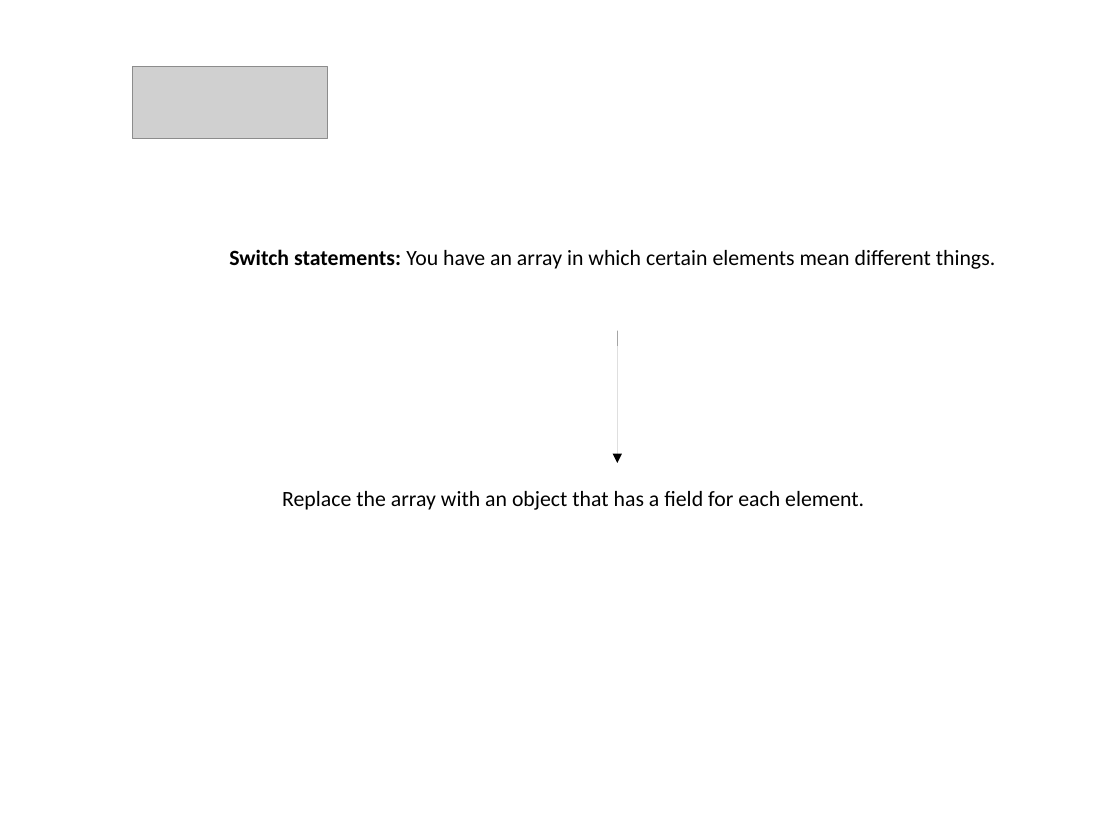
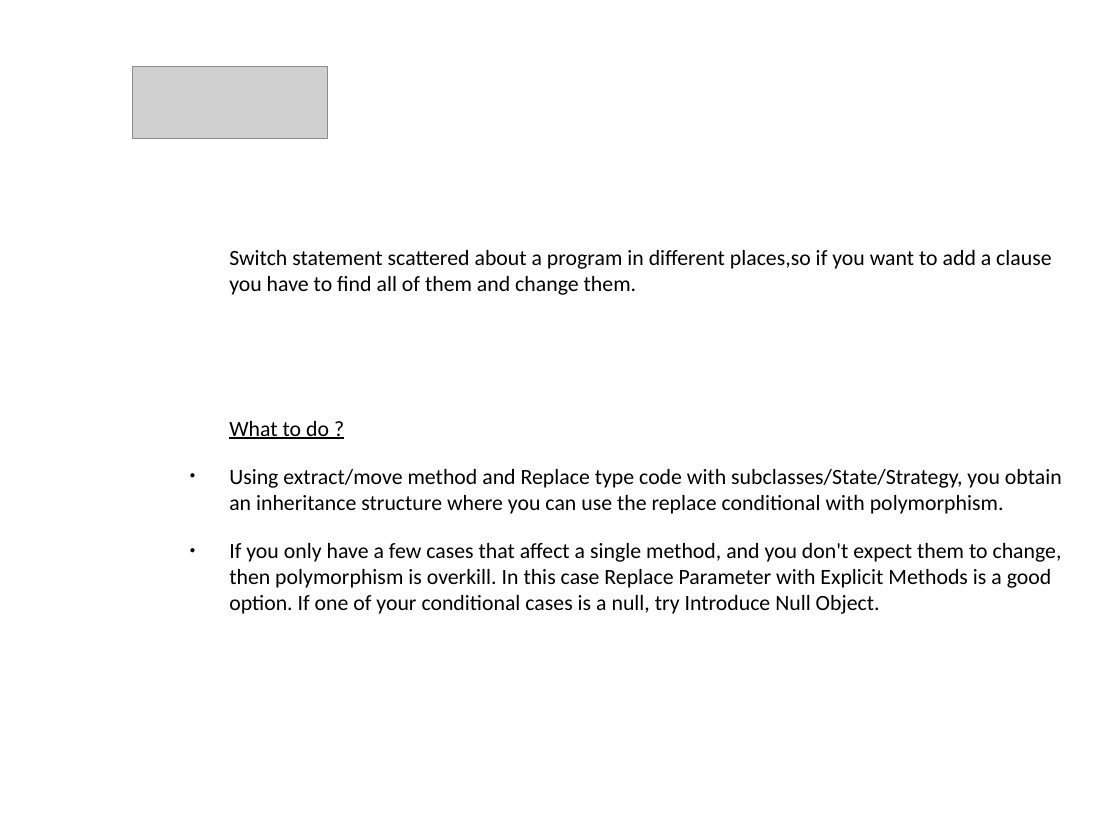
Before and after one commit to kolch182/Learning, a slide deck: slide 10 of Lezione_7_Refactoring_methods/Presentazione_Bad_Smells_4step.odp. Drawn at 1120x840 pixels with LibreOffice and Linux fonts; fonts in the diff are those of the drawing; grey boxes stand for pictures; background and template pictures are left out. Boxes give left, top, right and bottom in pixels: in the first picture for what was removed or moved away, otherwise in the second. Text is boxed around its words. In the diff, an @@ line names an element or a change of style, - is before the commit and + after.

Commit message:
Lezione 7 - aggiunti nuovi methodi refactoring

```diff
--- a/Lezione_7_Refactoring_methods/Presentazione_Bad_Smells_4step.odp
+++ b/Lezione_7_Refactoring_methods/Presentazione_Bad_Smells_4step.odp
@@ text at (x1=229, y1=250, x2=1062, y2=614): text changed @@
-Switch statements: You have an array in which certain elements mean different things.
-  Replace the array with an object that has a field for each element.
+Switch statement scattered about a program in different places,so if you want to add a clause you have to find all of them and change them.
+What to do ?
+● Using extract/move method and Replace type code with subclasses/State/Strategy, you obtain an inheritance structure where you can use the replace conditional with polymorphism.
+● If you only have a few cases that affect a single method, and you don't expect them to change, then polymorphism is overkill. In this case Replace Parameter with Explicit Methods is a good option. If one of your conditional cases is a null, try Introduce Null Object.
@@ arrow removed from (617, 330) to (617, 463) @@
```
Also in this commit, not shown: 1 other slide changed, 1 slide added, 26 other files.
